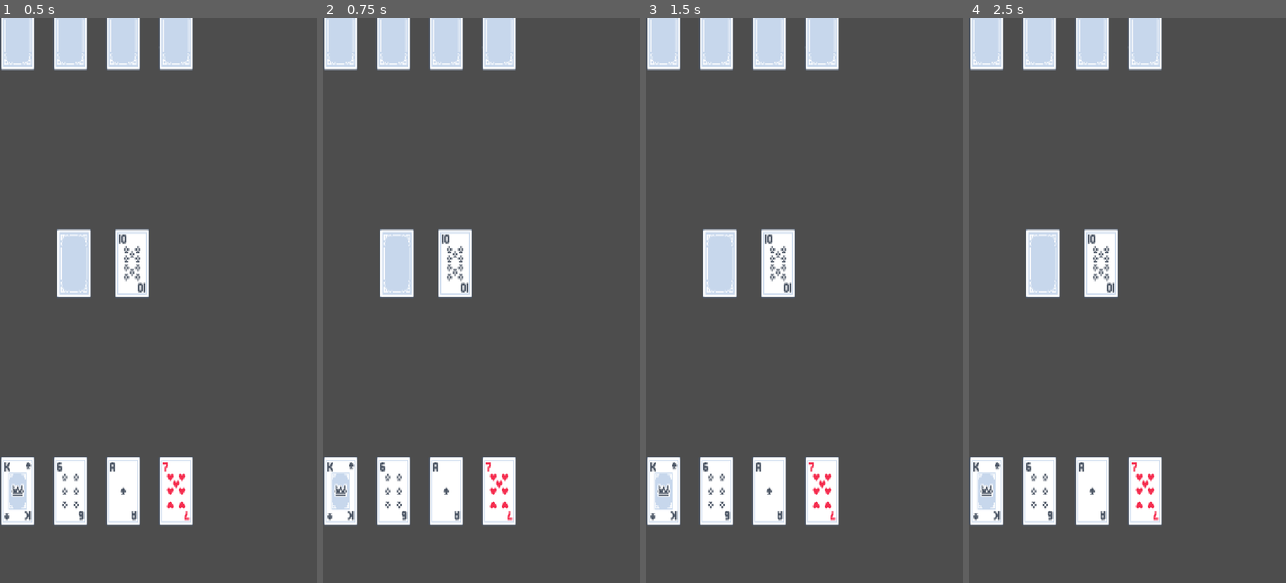
Above: before the commit, frames 1-4 (left to right).
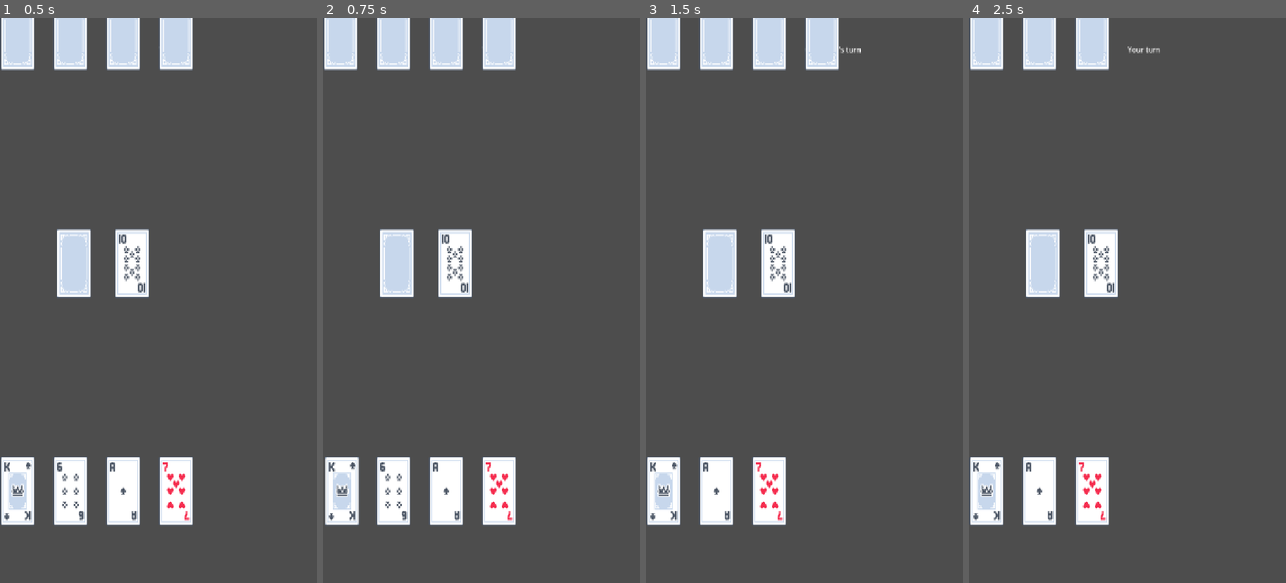
Above: after the commit, the same moments.

Repository: walterkibe7-afk/Niko-Kadi
Game: Godot game, scene res://scenes/table.tscn
Same seed, same stepped clock (60 frames per second), same inputs: the game is played once before the commit and once after it.
Inputs (mouse positions are in pixels of both pictures, inside the frame that each line leads up to):
- Up to frame 1 (0.5 s): no input
- Up to frame 2 (0.75 s): tap Enter at 0.5 s; move the mouse to (342, 492) at 0.52 s; click (342, 492) at 0.67 s
- Up to frame 3 (1.5 s): tap Space at 1.25 s; move the mouse to (715, 492) at 1.27 s; click (715, 492) at 1.42 s
- Up to frame 4 (2.5 s): tap Enter at 2 s; move the mouse to (1092, 492) at 2.02 s; click (1092, 492) at 2.17 s

Frame 1 is identical in both runs. In frame 2, 0.4% of the frame differs, in the area x 0-12%, y 77-90%; in frame 3, 1.7%; in frame 4, 2.6%, in the area x 18-61%, y 0-90%.

Commit message:
Manual click detection

Diff:
--- a/scenes/card_view.tscn
+++ b/scenes/card_view.tscn
@@ -6,7 +6,3 @@
 script = ExtResource("1_card_view_script")
 
 [node name="Sprite2D" type="Sprite2D" parent="."]
-
-[node name="Area2D" type="Area2D" parent="."]
-
-[node name="CollisionShape2D" type="CollisionShape2D" parent="Area2D"]
--- a/scripts/ui/card_view.gd
+++ b/scripts/ui/card_view.gd
@@ -6,16 +6,9 @@
 @export var card_size: Vector2 = Vector2(120, 168)
 
 @onready var _sprite: Sprite2D = $Sprite2D
-@onready var _area: Area2D = $Area2D
-
-signal gui_input(event: InputEvent, card_view: CardView)
 
 func _ready() -> void:
 	refresh()
-	_area.input_event.connect(_on_area_input_event.bind(self))
-
-func _on_area_input_event(viewport, event, shape_idx, card_view: CardView):
-	gui_input.emit(event, card_view)
 
 func set_card(p_card, p_face_up: bool) -> void:
 	card = p_card
@@ -34,20 +27,12 @@
 	else:
 		_sprite.texture = null
 		_sprite.visible = false
-		_area.monitoring = false
 		return
 
 	if _sprite.texture != null:
 		_sprite.visible = true
-		_area.monitoring = true
 		var texture_size := Vector2(_sprite.texture.get_width(), _sprite.texture.get_height())
 		if texture_size.x > 0 and texture_size.y > 0:
 			_sprite.scale = card_size / texture_size
-			# Update collision shape to match card size
-			var collision_shape = _area.get_node_or_null("CollisionShape2D")
-			if collision_shape:
-				collision_shape.shape = RectangleShape2D.new()
-				collision_shape.shape.size = card_size
 	else:
 		_sprite.visible = false
-		_area.monitoring = false
--- a/scripts/ui/table.gd
+++ b/scripts/ui/table.gd
@@ -11,6 +11,8 @@
 var turn_label: Label
 var game_over_label: Label
 var input_enabled: bool = true
+var my_hand_views: Array[CardView] = []
+var draw_pile_view: CardView = null
 
 func _ready() -> void:
 	game = GameState.new()
@@ -22,6 +24,7 @@
 	turn_label.vertical_alignment = VERTICAL_ALIGNMENT_CENTER
 	turn_label.position = Vector2(SCREEN_SIZE.x / 2.0, 60.0)
 	turn_label.add_theme_constant_override("font_size", 24)
+	turn_label.mouse_filter = Control.MOUSE_FILTER_IGNORE
 	add_child(turn_label)
 
 	game_over_label = Label.new()
@@ -32,11 +35,35 @@
 	game_over_label.add_theme_constant_override("font_size", 48)
 	game_over_label.modulate = Color(1, 0.2, 0.2)
 	game_over_label.visible = false
+	game_over_label.mouse_filter = Control.MOUSE_FILTER_IGNORE
 	add_child(game_over_label)
 
 	_show_deal()
 	_update_turn_label()
 	_maybe_start_bot()
+
+func _input(event: InputEvent) -> void:
+	if not (event is InputEventMouseButton and event.button_index == MOUSE_BUTTON_LEFT and event.pressed):
+		return
+	if not input_enabled or game.current_player != 0 or game.is_game_over() != 0:
+		return
+
+	var click_pos: Vector2 = get_canvas_transform().affine_inverse() * event.position
+
+	for i in range(my_hand_views.size() - 1, -1, -1):
+		var cv := my_hand_views[i]
+		if not is_instance_valid(cv):
+			continue
+		var rect := Rect2(cv.position - CARD_SIZE / 2.0, CARD_SIZE)
+		if rect.has_point(click_pos):
+			_on_card_clicked(cv.card)
+			return
+
+	if draw_pile_view != null and is_instance_valid(draw_pile_view):
+		var draw_rect := Rect2(draw_pile_view.position - CARD_SIZE / 2.0, CARD_SIZE)
+		if draw_rect.has_point(click_pos):
+			_on_draw_pile_clicked()
+			return
 
 func _show_deal() -> void:
 	_clear_table()
@@ -55,7 +82,7 @@
 		),
 	)
 	# Face-down draw pile beside the starter card.
-	_add_card_view(
+	draw_pile_view = _add_card_view(
 		null,
 		false,
 		Vector2(
@@ -68,6 +95,8 @@
 	for child in get_children():
 		if child is CardView:
 			child.queue_free()
+	my_hand_views.clear()
+	draw_pile_view = null
 
 func _update_turn_label() -> void:
 	if game.current_player == 0:
@@ -78,8 +107,8 @@
 func _maybe_start_bot() -> void:
 	if game.current_player == 1 and input_enabled:
 		var bot = SIMPLE_BOT.new()
-		bot.take_turn(game, get_tree())
-		call_deferred("_on_bot_done")
+		await bot.take_turn(game, get_tree())
+		_on_bot_done()
 
 func _on_bot_done() -> void:
 	_show_deal()
@@ -88,20 +117,22 @@
 	if input_enabled and game.current_player == 1:
 		_maybe_start_bot()
 
-func _on_card_clicked(card: Card) -> void:
-	if not input_enabled or game.current_player != 0:
-		return
+func _on_card_clicked(card: Card) -> bool:
+	if not input_enabled or game.current_player != 0 or game.is_game_over() != 0:
+		return false
 	if game.play_card(0, card):
 		_show_deal()
 		_update_turn_label()
 		_check_game_over()
 		_maybe_start_bot()
+		return true
 	else:
 		# Illegal move - shake the card
 		_shake_card(card)
+		return false
 
 func _on_draw_pile_clicked() -> void:
-	if not input_enabled or game.current_player != 0:
+	if not input_enabled or game.current_player != 0 or game.is_game_over() != 0:
 		return
 	game.pick_up(0)
 	_show_deal()
@@ -112,13 +143,14 @@
 func _shake_card(card: Card) -> void:
 	for child in get_children():
 		if child is CardView and child.card == card and child.face_up:
-			var tween = create_tween()
-			tween.set_parallel(true)
-			tween.tween_property(child, "position:x", child.position.x + 10, 0.05)
-			tween.tween_property(child, "position:x", child.position.x - 10, 0.05)
-			tween.tween_property(child, "position:x", child.position.x + 10, 0.05)
-			tween.tween_property(child, "position:x", child.position.x - 10, 0.05)
-			tween.tween_property(child, "position:x", child.position.x, 0.05)
+			var cv := child as CardView
+			var orig_x: float = cv.position.x
+			var tween := create_tween()
+			tween.tween_property(cv, "position:x", orig_x + 10.0, 0.05)
+			tween.tween_property(cv, "position:x", orig_x - 10.0, 0.05)
+			tween.tween_property(cv, "position:x", orig_x + 10.0, 0.05)
+			tween.tween_property(cv, "position:x", orig_x - 10.0, 0.05)
+			tween.tween_property(cv, "position:x", orig_x, 0.05)
 			break
 
 func _check_game_over() -> void:
@@ -139,27 +171,11 @@
 	cv.position = p_position
 	add_child(cv)
 	cv.set_card(p_card, p_face_up)
-
-	if p_face_up and p_card != null:
-		cv.gui_input.connect(_on_card_gui_input.bind(cv))
-	elif not p_face_up and p_card == null:
-		# Draw pile
-		cv.gui_input.connect(_on_draw_pile_gui_input.bind(cv))
-
 	return cv
-
-func _on_card_gui_input(event: InputEvent, card_view: CardView) -> void:
-	if event is InputEventMouseButton and event.pressed and event.button_index == MOUSE_BUTTON_LEFT:
-		_on_card_clicked(card_view.card)
-
-func _on_draw_pile_gui_input(event: InputEvent, card_view: CardView) -> void:
-	if event is InputEventMouseButton and event.pressed and event.button_index == MOUSE_BUTTON_LEFT:
-		_on_draw_pile_clicked()
 
 # Places hand cards evenly spaced along `y`, overlapping if they don't fit.
 func _place_hand(hand, face_up: bool, y: float) -> void:
-	var count
-	count = hand.size()
+	var count: int = hand.size()
 	if count == 0:
 		return
 	var usable := SCREEN_SIZE.x - MARGIN * 2.0
@@ -168,5 +184,7 @@
 		spacing = clamp((usable - CARD_SIZE.x) / (count - 1), 0.0, CARD_SIZE.x)
 	var x := MARGIN
 	for card in hand:
-		_add_card_view(card, face_up, Vector2(x, y))
+		var cv := _add_card_view(card, face_up, Vector2(x, y))
+		if face_up and hand == game.hands[0]:
+			my_hand_views.append(cv)
 		x += spacing
Not shown: 1 places in scenes/card_view.tscn that only renumber resources
